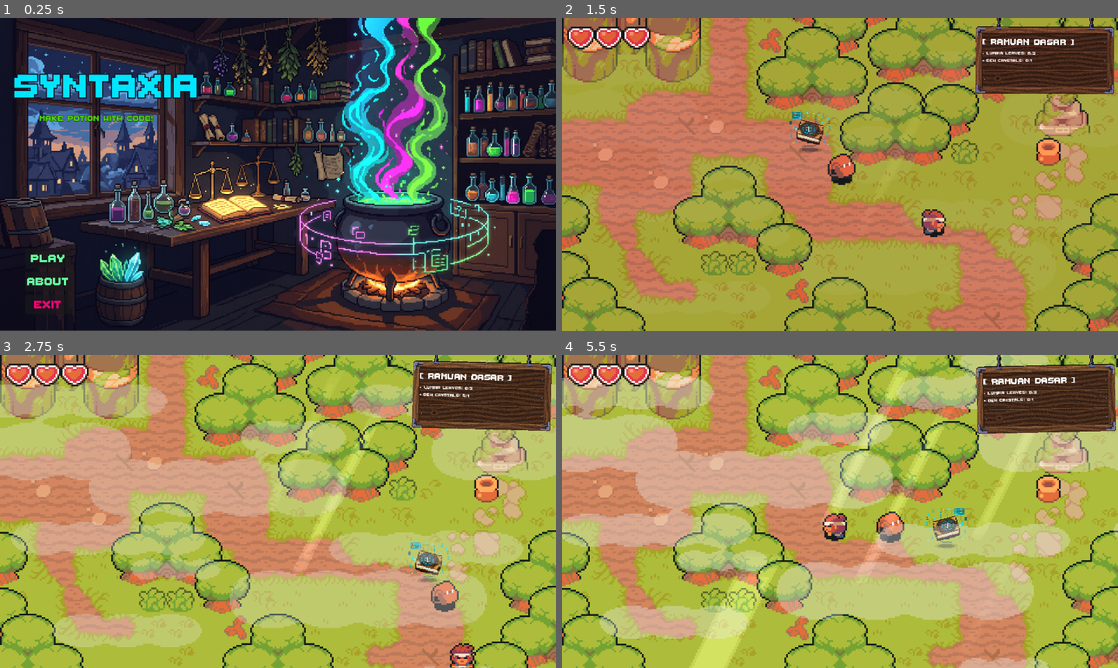
Above: before the commit, frames 1-4 (two rows, left to right).
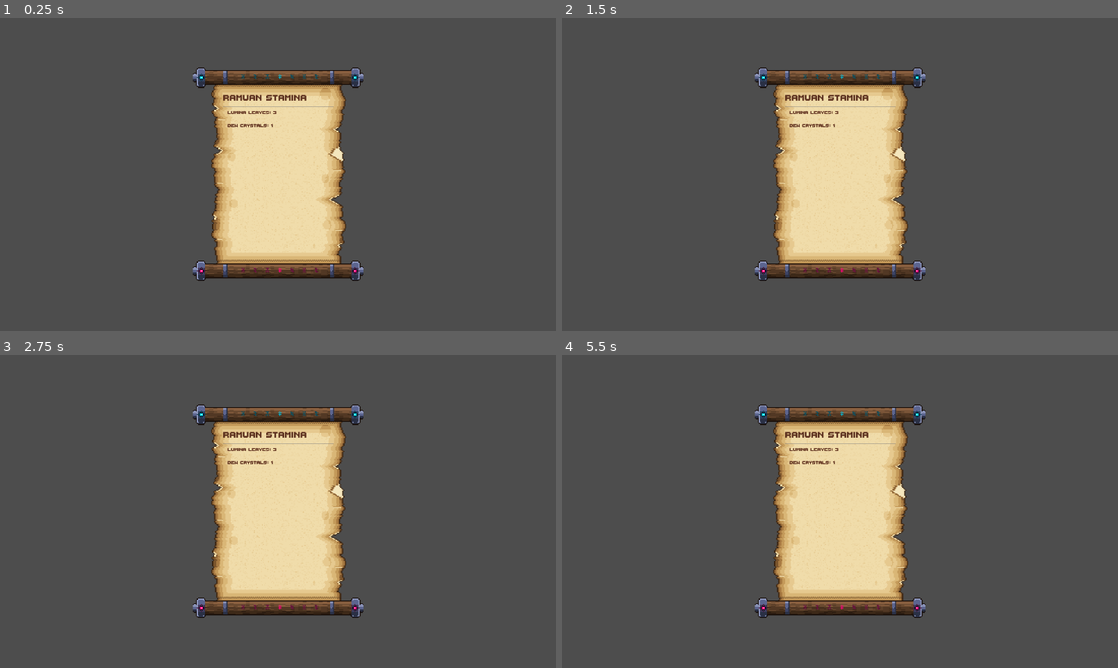
Above: after the commit, the same moments.

Repository: AdhyDa/Syntaxia
Game: Godot game, scene res://system/ui/recipe_scroll.tscn
Same seed, same stepped clock (60 frames per second), same inputs: the game is played once before the commit and once after it. Before the commit the project starts from res://content/menu/title_screen.tscn.
Inputs (mouse positions are in pixels of both pictures, inside the frame that each line leads up to):
- Up to frame 1 (0.25 s): no input
- Up to frame 2 (1.5 s): click (612, 259) at 0.5 s, where only the run before the commit has a clickable "PLAY"; move the mouse to (962, 158) at 1.27 s; hold Right (move_right) from 1.28 s (still down); click (962, 158) at 1.42 s
- Up to frame 3 (2.75 s): move the mouse to (166, 527) at 2.02 s; release Right (move_right) at 2.03 s; hold Down (move_down) from 2.03 s (still down)
- Up to frame 4 (5.5 s): move the mouse to (895, 442) at 2.77 s; release Down (move_down) at 2.78 s; hold Right (move_right) 2.78-3.53 s; move the mouse to (812, 574) at 3.52 s; hold Up (move_up) 3.53-4.28 s; click (812, 574) at 3.67 s; move the mouse to (1006, 558) at 4.27 s; hold Left (move_left) from 4.28 s (still down); move the mouse to (673, 464) at 5.02 s

The runs differ from the first frame. In frame 1, 96% of the frame differs, in the area x 0-100%, y 0-100%; in frame 2, 100%; in frame 3, 99%; in frame 4, 99%.

Commit message:
Add recipe UI and animated sprites
Add a recipe-scroll scene with ingredient display and make it the main scene. Add the code-terminal UI and new artwork, update quest-panel assets, and animate the pig and samurai sprites.

Diff:
--- a/content/character/pig/pig.tscn
+++ b/content/character/pig/pig.tscn
@@ -1,7 +1,71 @@
 [gd_scene format=3 uid="uid://dvnv45u7vj35n"]
 
 [ext_resource type="PackedScene" uid="uid://c02qfp6h5ud5a" path="res://system/character/animal.tscn" id="1_xt1ub"]
-[ext_resource type="Texture2D" uid="uid://dgowhfvt48yav" path="res://content/environment/code_grimoire_64.png" id="2_yjm2t"]
+[ext_resource type="Texture2D" uid="uid://bkpubkdgnmscw" path="res://content/environment/code_grimoire_twinkle_sheet.png" id="2_yjm2t"]
+
+[sub_resource type="AtlasTexture" id="AtlasTexture_yjm2t"]
+atlas = ExtResource("2_yjm2t")
+region = Rect2(0, 0, 64, 64)
+
+[sub_resource type="AtlasTexture" id="AtlasTexture_chk85"]
+atlas = ExtResource("2_yjm2t")
+region = Rect2(64, 0, 64, 64)
+
+[sub_resource type="AtlasTexture" id="AtlasTexture_f5xkj"]
+atlas = ExtResource("2_yjm2t")
+region = Rect2(128, 0, 64, 64)
+
+[sub_resource type="AtlasTexture" id="AtlasTexture_hqyfp"]
+atlas = ExtResource("2_yjm2t")
+region = Rect2(192, 0, 64, 64)
+
+[sub_resource type="AtlasTexture" id="AtlasTexture_kwuf7"]
+atlas = ExtResource("2_yjm2t")
+region = Rect2(256, 0, 64, 64)
+
+[sub_resource type="AtlasTexture" id="AtlasTexture_de4wl"]
+atlas = ExtResource("2_yjm2t")
+region = Rect2(320, 0, 64, 64)
+
+[sub_resource type="AtlasTexture" id="AtlasTexture_6b13o"]
+atlas = ExtResource("2_yjm2t")
+region = Rect2(384, 0, 64, 64)
+
+[sub_resource type="AtlasTexture" id="AtlasTexture_axs7d"]
+atlas = ExtResource("2_yjm2t")
+region = Rect2(448, 0, 64, 64)
+
+[sub_resource type="SpriteFrames" id="SpriteFrames_ifisb"]
+animations = [{
+"frames": [{
+"duration": 1.0,
+"texture": SubResource("AtlasTexture_yjm2t")
+}, {
+"duration": 1.0,
+"texture": SubResource("AtlasTexture_chk85")
+}, {
+"duration": 1.0,
+"texture": SubResource("AtlasTexture_f5xkj")
+}, {
+"duration": 1.0,
+"texture": SubResource("AtlasTexture_hqyfp")
+}, {
+"duration": 1.0,
+"texture": SubResource("AtlasTexture_kwuf7")
+}, {
+"duration": 1.0,
+"texture": SubResource("AtlasTexture_de4wl")
+}, {
+"duration": 1.0,
+"texture": SubResource("AtlasTexture_6b13o")
+}, {
+"duration": 1.0,
+"texture": SubResource("AtlasTexture_axs7d")
+}],
+"loop": 1,
+"name": &"idle",
+"speed": 5.0
+}]
 
 [node name="Pig" unique_id=635013980 instance=ExtResource("1_xt1ub")]
 
@@ -9,7 +73,16 @@
 position = Vector2(0, 0)
 
 [node name="Sprite" parent="." index="1"]
+visible = false
 scale = Vector2(0.4, 0.4)
 texture = ExtResource("2_yjm2t")
 offset = Vector2(0, -5)
-hframes = 1
+hframes = 8
+
+[node name="AnimatedSprite2D" type="AnimatedSprite2D" parent="." index="2" unique_id=1190539278]
+scale = Vector2(0.3, 0.3)
+sprite_frames = SubResource("SpriteFrames_ifisb")
+animation = &"idle"
+autoplay = "idle"
+frame = 1
+frame_progress = 0.67696744
--- a/content/character/samurai_green/samurai_green.tscn
+++ b/content/character/samurai_green/samurai_green.tscn
@@ -1,12 +1,84 @@
 [gd_scene format=3 uid="uid://cw76qbrkm15gy"]
 
 [ext_resource type="PackedScene" uid="uid://skrlnoimlhsv" path="res://system/character/character.tscn" id="1_4xuoi"]
-[ext_resource type="Texture2D" uid="uid://cr685udyyrsc3" path="res://content/character/samurai_green/Bag.png" id="2_o16oc"]
+[ext_resource type="Texture2D" uid="uid://80nhw4c3xhq2" path="res://content/environment/alchemist_satchel_twinkle_sheet.png" id="2_o16oc"]
+
+[sub_resource type="AtlasTexture" id="AtlasTexture_o16oc"]
+atlas = ExtResource("2_o16oc")
+region = Rect2(0, 0, 64, 64)
+
+[sub_resource type="AtlasTexture" id="AtlasTexture_f3345"]
+atlas = ExtResource("2_o16oc")
+region = Rect2(64, 0, 64, 64)
+
+[sub_resource type="AtlasTexture" id="AtlasTexture_ix5tx"]
+atlas = ExtResource("2_o16oc")
+region = Rect2(128, 0, 64, 64)
+
+[sub_resource type="AtlasTexture" id="AtlasTexture_t0ydb"]
+atlas = ExtResource("2_o16oc")
+region = Rect2(192, 0, 64, 64)
+
+[sub_resource type="AtlasTexture" id="AtlasTexture_sgbvs"]
+atlas = ExtResource("2_o16oc")
+region = Rect2(256, 0, 64, 64)
+
+[sub_resource type="AtlasTexture" id="AtlasTexture_aptna"]
+atlas = ExtResource("2_o16oc")
+region = Rect2(320, 0, 64, 64)
+
+[sub_resource type="AtlasTexture" id="AtlasTexture_fjybq"]
+atlas = ExtResource("2_o16oc")
+region = Rect2(384, 0, 64, 64)
+
+[sub_resource type="AtlasTexture" id="AtlasTexture_oiald"]
+atlas = ExtResource("2_o16oc")
+region = Rect2(448, 0, 64, 64)
+
+[sub_resource type="SpriteFrames" id="SpriteFrames_ifisb"]
+animations = [{
+"frames": [{
+"duration": 1.0,
+"texture": SubResource("AtlasTexture_o16oc")
+}, {
+"duration": 1.0,
+"texture": SubResource("AtlasTexture_f3345")
+}, {
+"duration": 1.0,
+"texture": SubResource("AtlasTexture_ix5tx")
+}, {
+"duration": 1.0,
+"texture": SubResource("AtlasTexture_t0ydb")
+}, {
+"duration": 1.0,
+"texture": SubResource("AtlasTexture_sgbvs")
+}, {
+"duration": 1.0,
+"texture": SubResource("AtlasTexture_aptna")
+}, {
+"duration": 1.0,
+"texture": SubResource("AtlasTexture_fjybq")
+}, {
+"duration": 1.0,
+"texture": SubResource("AtlasTexture_oiald")
+}],
+"loop": 1,
+"name": &"idle",
+"speed": 5.0
+}]
 
 [node name="SamuraiGreen" unique_id=894005264 instance=ExtResource("1_4xuoi")]
 speed = 90.0
 
 [node name="Sprite" parent="." index="2"]
+visible = false
+scale = Vector2(0.5, 0.5)
 texture = ExtResource("2_o16oc")
-hframes = 1
+hframes = 8
 vframes = 1
+
+[node name="AnimatedSprite2D" type="AnimatedSprite2D" parent="." index="3" unique_id=1945502890]
+scale = Vector2(0.3, 0.3)
+sprite_frames = SubResource("SpriteFrames_ifisb")
+animation = &"idle"
+autoplay = "idle"
--- a/project.godot
+++ b/project.godot
@@ -15,7 +15,7 @@
 [application]
 
 config/name="NinjaAdventure"
-run/main_scene="uid://by5fjij7yiyla"
+run/main_scene="uid://qmc8afmusmml"
 config/features=PackedStringArray("4.7", "Forward Plus")
 run/max_fps=60
 config/icon="res://icon.png"
--- a/recent_quest.tscn
+++ b/recent_quest.tscn
@@ -1,16 +1,18 @@
 [gd_scene format=3 uid="uid://ds4k3wnjirfng"]
 
 [ext_resource type="Script" uid="uid://l7w77i2vwju7" path="res://recent_quest.gd" id="1_kpyfa"]
-[ext_resource type="Texture2D" uid="uid://chtybkfroxp8n" path="res://content/ui/quest_panel_hanging.png" id="2_w36yp"]
+[ext_resource type="Texture2D" uid="uid://chtybkfroxp8n" path="res://content/ui/UI_Tempat Quest.png" id="2_w36yp"]
 [ext_resource type="FontFile" uid="uid://bho5xpqfjiwe5" path="res://content/menu/aset_menu/ThaleahFat.ttf" id="3_w36yp"]
 
 [sub_resource type="LabelSettings" id="LabelSettings_kpyfa"]
 font = ExtResource("3_w36yp")
 font_size = 25
+font_color = Color(1, 0.85490197, 0.49411765, 1)
 
 [sub_resource type="LabelSettings" id="LabelSettings_w36yp"]
 font = ExtResource("3_w36yp")
 font_size = 12
+font_color = Color(0.93333334, 0.8784314, 0.101960786, 1)
 
 [node name="RecentQuest" type="Control" unique_id=649667955]
 layout_mode = 3
--- /dev/null
+++ b/recipe_scroll.gd
@@ -0,0 +1,25 @@
+extends Control
+
+# Panggil node teks resep dan judulnya
+# Pastikan path ini sesuai dengan struktur node kamu, atau gunakan %IngredientsList jika pakai Unique Name
+@onready var ingredients_list: RichTextLabel = %IngredientsList
+@onready var recipe_name: Label = %RecipeName
+
+func _ready():
+	# Ini hanya contoh pemanggilan saat UI pertama kali muncul
+	update_recipe_display()
+
+func update_recipe_display():
+	# 1. Ubah judul resep
+	recipe_name.text = "RAMUAN STAMINA"
+
+	# 2. Siapkan path gambar item (PASTIKAN PATH INI SESUAI DENGAN FOLDERMU)
+	var leaf_icon = "res://content/items/lumina_leaf.png"
+	var crystal_icon = "res://content/items/dew_crystal.png"
+
+	# 3. Susun teks BBCode-nya
+	var recipe_text = "[img width=24 height=24]%s[/img]  [color=#60311f]Lumina Leaves: 3[/color]\n\n" % leaf_icon
+	recipe_text += "[img width=24 height=24]%s[/img]  [color=#60311f]Dew Crystals: 1[/color]" % crystal_icon
+
+	# 4. Terapkan teks ke dalam node RichTextLabel
+	ingredients_list.text = recipe_text
--- /dev/null
+++ b/system/ui/code_terminal.tscn
@@ -0,0 +1,66 @@
+[gd_scene format=3 uid="uid://dhojuw3shk3ig"]
+
+[ext_resource type="Texture2D" uid="uid://dfhfxh0avnqov" path="res://content/ui/code_terminal_ui_wood (1).png" id="1_4l7hw"]
+[ext_resource type="FontFile" uid="uid://bho5xpqfjiwe5" path="res://content/menu/aset_menu/ThaleahFat.ttf" id="2_p4eq1"]
+
+[node name="CodeTerminal" type="Control" unique_id=1803710888]
+layout_mode = 3
+anchors_preset = 15
+anchor_right = 1.0
+anchor_bottom = 1.0
+grow_horizontal = 2
+grow_vertical = 2
+
+[node name="TerminalBackground" type="NinePatchRect" parent="." unique_id=1058211861]
+layout_mode = 1
+anchors_preset = 15
+anchor_right = 1.0
+anchor_bottom = 1.0
+grow_horizontal = 2
+grow_vertical = 2
+texture = ExtResource("1_4l7hw")
+
+[node name="MarginContainer" type="MarginContainer" parent="." unique_id=1725020670]
+layout_mode = 1
+anchors_preset = 15
+anchor_right = 1.0
+anchor_bottom = 1.0
+grow_horizontal = 2
+grow_vertical = 2
+theme_override_constants/margin_left = 60
+theme_override_constants/margin_top = 100
+theme_override_constants/margin_right = 70
+theme_override_constants/margin_bottom = 120
+
+[node name="VBoxContainer" type="VBoxContainer" parent="MarginContainer" unique_id=941507074]
+layout_mode = 2
+
+[node name="HeaderTitle" type="Label" parent="MarginContainer/VBoxContainer" unique_id=1726062461]
+layout_mode = 2
+
+[node name="TextStack" type="Control" parent="MarginContainer/VBoxContainer" unique_id=954841538]
+layout_mode = 2
+size_flags_vertical = 3
+
+[node name="PlaceholderText" type="RichTextLabel" parent="MarginContainer/VBoxContainer/TextStack" unique_id=734720866]
+layout_mode = 1
+anchors_preset = 15
+anchor_right = 1.0
+anchor_bottom = 1.0
+grow_horizontal = 2
+grow_vertical = 2
+theme_override_colors/default_color = Color(0.3764706, 0.19215687, 0.12156863, 0.42745098)
+theme_override_fonts/normal_font = ExtResource("2_p4eq1")
+theme_override_font_sizes/normal_font_size = 60
+text = "Tes"
+
+[node name="PlayerInputText" type="RichTextLabel" parent="MarginContainer/VBoxContainer/TextStack" unique_id=53208377]
+layout_mode = 1
+anchors_preset = 15
+anchor_right = 1.0
+anchor_bottom = 1.0
+grow_horizontal = 2
+grow_vertical = 2
+theme_override_colors/default_color = Color(0.3764706, 0.19215687, 0.12156863, 1)
+theme_override_fonts/normal_font = ExtResource("2_p4eq1")
+theme_override_font_sizes/normal_font_size = 60
--- /dev/null
+++ b/system/ui/recipe_scroll.tscn
@@ -0,0 +1,66 @@
+[gd_scene format=3 uid="uid://qmc8afmusmml"]
+
+[ext_resource type="Script" uid="uid://bdx5og8v78a2h" path="res://recipe_scroll.gd" id="1_qal0s"]
+[ext_resource type="Texture2D" uid="uid://b7tfl3jhjp00c" path="res://content/ui/UI_Resep Ramuan.png" id="2_taqly"]
+[ext_resource type="FontFile" uid="uid://bho5xpqfjiwe5" path="res://content/menu/aset_menu/ThaleahFat.ttf" id="3_taqly"]
+
+[sub_resource type="LabelSettings" id="LabelSettings_qal0s"]
+font = ExtResource("3_taqly")
+font_size = 30
+font_color = Color(0.36078432, 0.1882353, 0.11764706, 1)
+
+[node name="RecipeScroll" type="Control" unique_id=1090687218]
+layout_mode = 3
+anchors_preset = 8
+anchor_left = 0.5
+anchor_top = 0.5
+anchor_right = 0.5
+anchor_bottom = 0.5
+offset_left = -196.5
+offset_top = -250.5
+offset_right = 196.5
+offset_bottom = 250.5
+grow_horizontal = 2
+grow_vertical = 2
+script = ExtResource("1_qal0s")
+
+[node name="ScrollBackground" type="NinePatchRect" parent="." unique_id=2006049373]
+layout_mode = 1
+anchors_preset = 15
+anchor_right = 1.0
+anchor_bottom = 1.0
+grow_horizontal = 2
+grow_vertical = 2
+texture = ExtResource("2_taqly")
+
+[node name="MarginContainer" type="MarginContainer" parent="." unique_id=610986572]
+layout_mode = 1
+anchors_preset = 15
+anchor_right = 1.0
+anchor_bottom = 1.0
+grow_horizontal = 2
+grow_vertical = 2
+theme_override_constants/margin_left = 70
+theme_override_constants/margin_top = 60
+theme_override_constants/margin_right = 70
+theme_override_constants/margin_bottom = 70
+
+[node name="VBoxContainer" type="VBoxContainer" parent="MarginContainer" unique_id=1995563986]
+layout_mode = 2
+
+[node name="RecipeName" type="Label" parent="MarginContainer/VBoxContainer" unique_id=1259129158]
+unique_name_in_owner = true
+layout_mode = 2
+label_settings = SubResource("LabelSettings_qal0s")
+
+[node name="DividerLine" type="HSeparator" parent="MarginContainer/VBoxContainer" unique_id=1383937662]
+layout_mode = 2
+
+[node name="IngredientsList" type="RichTextLabel" parent="MarginContainer/VBoxContainer" unique_id=327968500]
+unique_name_in_owner = true
+texture_filter = 1
+layout_mode = 2
+theme_override_fonts/normal_font = ExtResource("3_taqly")
+bbcode_enabled = true
+fit_content = true
+scroll_active = false
Binary file added: content/environment/alchemist_satchel_twinkle_sheet.png
Not shown, added: content/environment/alchemist_satchel_twinkle_sheet.png.import
Binary file removed: content/environment/code_grimoire_64.png
Binary file added: content/environment/code_grimoire_idle_sheet.png
Not shown, added: content/environment/code_grimoire_idle_sheet.png.import
Binary file added: content/environment/code_grimoire_twinkle_sheet.png
Not shown, added: content/environment/code_grimoire_twinkle_sheet.png.import
Binary file added: content/ui/UI_Resep Ramuan.png
Not shown, changed: content/ui/UI_Resep Ramuan.png.import
Renamed: content/ui/quest_panel_hanging.png -> content/ui/UI_Tempat Quest.png
Not shown, changed: content/ui/UI_Tempat Quest.png.import
Binary file added: content/ui/code_terminal_ui_wood (1).png
(and 2 more such lines)
